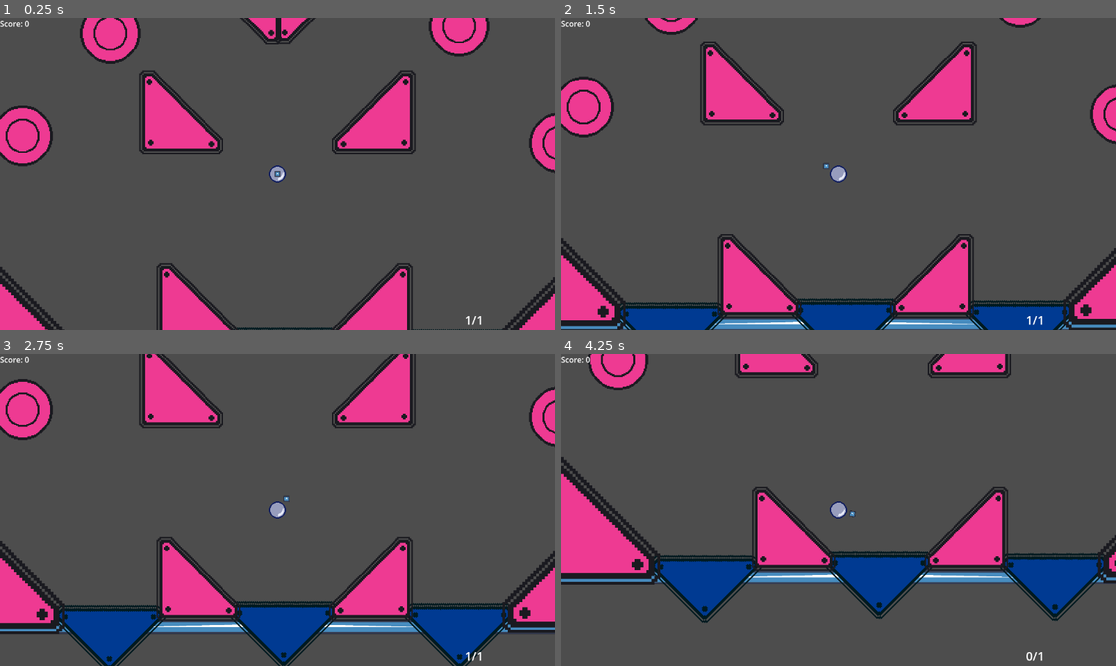
Above: before the commit, frames 1-4 (two rows, left to right).
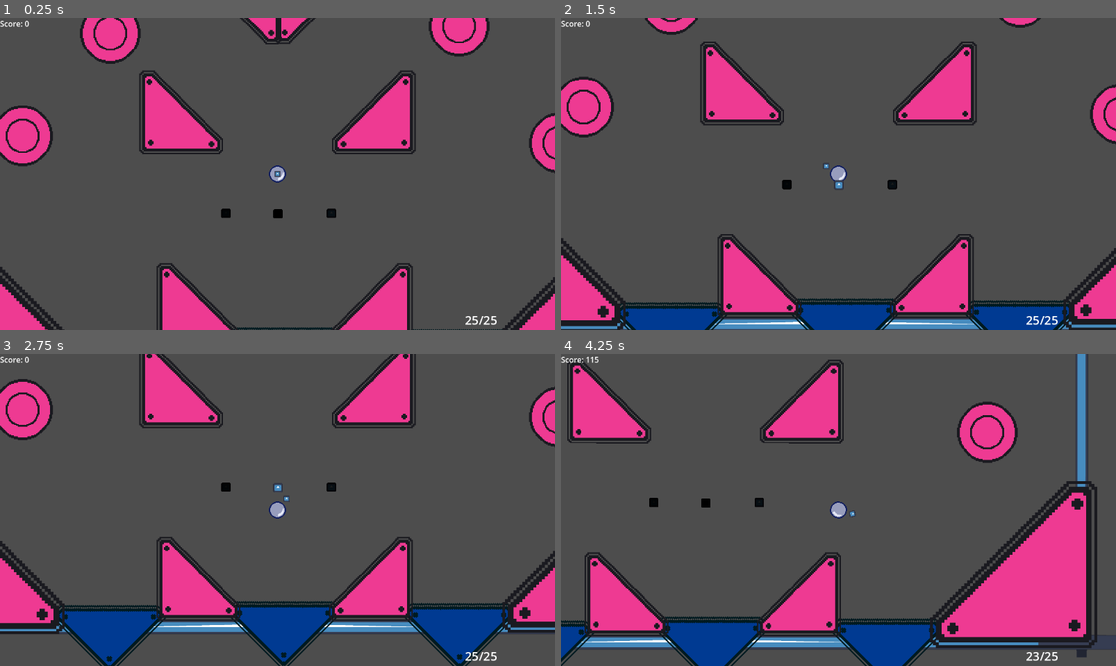
Above: after the commit, the same moments.

Repository: HjalteTagmose/Winball
Game: Godot game, scene res://scenes/TestScene.tscn
The game is run twice, just before and just after one commit, with the same random seed, the same clock (stepped at 60 frames per second) and the same inputs. The engine's default icon, where the game draws it, is replaced by a stand-in: a white triangle on a blue panel in a dark square.
Inputs (mouse positions are in pixels of both pictures, inside the frame that each line leads up to):
- Up to frame 1 (0.25 s): no input
- Up to frame 2 (1.5 s): tap Enter (ui_accept) at 0.5, 0.77 s; move the mouse to (1071, 320) at 0.52 s; tap S (aim_down) at 0.6 s; tap A (aim_left) at 0.8, 1.35 s; move the mouse to (610, 27) at 1.27 s
- Up to frame 3 (2.75 s): tap Enter (ui_accept) at 1.52 s; tap D (aim_right) at 1.55, 2.1 s; move the mouse to (333, 441) at 2.02 s; tap W (aim_up) at 2.3 s
- Up to frame 4 (4.25 s): move the mouse to (810, 572) at 2.77 s; tap W (aim_up) at 2.85 s; tap Enter (ui_accept) at 3.02, 3.77 s; tap Space (launch) at 3.05, 3.6 s; move the mouse to (1005, 556) at 3.52 s; tap S (aim_down) at 3.8 s

The runs differ from the first frame. In frame 1, 0.3% of the frame differs, in the area x 39-90%, y 61-99%; in frame 2, 0.3%; in frame 3, 0.2%; in frame 4, 45%, in the area x 0-100%, y 0-100%.

Commit message:
Player invert

Diff:
--- a/prefabs/Rooms/starting_room.tscn
+++ b/prefabs/Rooms/starting_room.tscn
@@ -6,6 +6,8 @@
 [ext_resource type="PackedScene" uid="uid://cubywxgl8t7t2" path="res://prefabs/Room props/flat_bumper_ground.tscn" id="4_3bafk"]
 [ext_resource type="PackedScene" uid="uid://cpt746t74aua6" path="res://prefabs/Room props/flat_bumper_walls.tscn" id="4_hg5bj"]
 [ext_resource type="PackedScene" uid="uid://boobpj10lfiqa" path="res://prefabs/Room props/basic_bumper.tscn" id="5_3bafk"]
+[ext_resource type="Script" uid="uid://bj2i2vom5jo3d" path="res://scripts/score_lights.gd" id="7_604h0"]
+[ext_resource type="Script" uid="uid://denshrkm87h7a" path="res://scripts/score_light.gd" id="7_p84ie"]
 
 [sub_resource type="RectangleShape2D" id="RectangleShape2D_vmxit"]
 size = Vector2(319, 26)
@@ -18,6 +20,8 @@
 
 [sub_resource type="RectangleShape2D" id="RectangleShape2D_njsij"]
 size = Vector2(80, 20)
+
+[sub_resource type="CircleShape2D" id="CircleShape2D_3bafk"]
 
 [node name="StartRoom" type="Node2D" node_paths=PackedStringArray("roomExit")]
 script = ExtResource("1_n3c57")
@@ -240,3 +244,66 @@
 [node name="FlatBumper Walls10" parent="Props/WallCorners" instance=ExtResource("4_hg5bj")]
 position = Vector2(683, -857)
 rotation = -1.5708
+
+[node name="ScoreLightRoot" type="Node2D" parent="." node_paths=PackedStringArray("lights")]
+position = Vector2(1, -289)
+script = ExtResource("7_604h0")
+lights = [NodePath("ScoreLight"), NodePath("ScoreLight2"), NodePath("ScoreLight3")]
+
+[node name="ScoreLight3" type="Node2D" parent="ScoreLightRoot" node_paths=PackedStringArray("collider", "sprite")]
+position = Vector2(111, -1)
+script = ExtResource("7_p84ie")
+collider = NodePath("Area2D")
+sprite = NodePath("Sprite2D")
+offColor = Color(0.10748, 0.10748, 0.10748, 1)
+onColor = Color(1, 1, 1, 1)
+
+[node name="Sprite2D" type="Sprite2D" parent="ScoreLightRoot/ScoreLight3"]
+self_modulate = Color(0.118581, 0.118581, 0.118581, 1)
+scale = Vector2(0.15, 0.15)
+texture = ExtResource("1_n6cen")
+
+[node name="Area2D" type="Area2D" parent="ScoreLightRoot/ScoreLight3"]
+collision_layer = 4
+collision_mask = 2
+
+[node name="CollisionShape2D" type="CollisionShape2D" parent="ScoreLightRoot/ScoreLight3/Area2D"]
+shape = SubResource("CircleShape2D_3bafk")
+
+[node name="ScoreLight2" type="Node2D" parent="ScoreLightRoot" node_paths=PackedStringArray("collider", "sprite")]
+position = Vector2(-108, -1)
+script = ExtResource("7_p84ie")
+collider = NodePath("Area2D")
+sprite = NodePath("Sprite2D")
+offColor = Color(0.0383972, 0.0383972, 0.0383972, 1)
+onColor = Color(1, 1, 1, 1)
+
+[node name="Sprite2D" type="Sprite2D" parent="ScoreLightRoot/ScoreLight2"]
+self_modulate = Color(0.118581, 0.118581, 0.118581, 1)
+scale = Vector2(0.15, 0.15)
+texture = ExtResource("1_n6cen")
+
+[node name="Area2D" type="Area2D" parent="ScoreLightRoot/ScoreLight2"]
+collision_layer = 4
+collision_mask = 2
+
+[node name="CollisionShape2D" type="CollisionShape2D" parent="ScoreLightRoot/ScoreLight2/Area2D"]
+shape = SubResource("CircleShape2D_3bafk")
+
+[node name="ScoreLight" type="Node2D" parent="ScoreLightRoot" node_paths=PackedStringArray("collider", "sprite")]
+script = ExtResource("7_p84ie")
+collider = NodePath("Area2D")
+sprite = NodePath("Sprite2D")
+onColor = Color(1, 1, 1, 1)
+
+[node name="Sprite2D" type="Sprite2D" parent="ScoreLightRoot/ScoreLight"]
+self_modulate = Color(0.118581, 0.118581, 0.118581, 1)
+scale = Vector2(0.15, 0.15)
+texture = ExtResource("1_n6cen")
+
+[node name="Area2D" type="Area2D" parent="ScoreLightRoot/ScoreLight"]
+collision_layer = 4
+collision_mask = 2
+
+[node name="CollisionShape2D" type="CollisionShape2D" parent="ScoreLightRoot/ScoreLight/Area2D"]
+shape = SubResource("CircleShape2D_3bafk")
--- a/prefabs/Singeltons/global_node.tscn
+++ b/prefabs/Singeltons/global_node.tscn
@@ -4,5 +4,5 @@
 
 [node name="GlobalNode" type="Node"]
 script = ExtResource("1_a484y")
-maxAmmo = 1
+maxAmmo = 25
 metadata/_custom_type_script = "uid://be4h7kuufm7dl"
--- a/prefabs/player.tscn
+++ b/prefabs/player.tscn
@@ -18,8 +18,11 @@
 contact_monitor = true
 max_contacts_reported = 1
 script = ExtResource("1_onrkg")
+minLaunchPower = null
 maxLaunchPower = 100.0
 launchChargeDuration = 0.0
+killVelocityBeforeLaunch = null
+moveAwayFromPlayer = false
 
 [node name="PlayerSprite" type="Sprite2D" parent="."]
 rotation = 8.47668e-05
--- a/scripts/player/player.gd
+++ b/scripts/player/player.gd
@@ -8,15 +8,8 @@
 @export var launchChargeDuration : float = 1
 
 @export var killVelocityBeforeLaunch : bool = true
-
-# Called when the node enters the scene tree for the first time.
-func _ready() -> void:
-	pass # Replace with function body.
-
-
-func _getInputDirection() -> Vector2:
-	return Input.get_vector("aim_left", "aim_right", "aim_up", "aim_down").normalized()
-
+@export var moveAwayFromPlayer : bool = true
+@export var showLog : bool = false
 
 var _launchClickTime : float
 
@@ -24,7 +17,7 @@
 
 func handleLaunch() -> void:
 
-	var timeNow = Time.get_unix_time_from_system()
+	var timeNow: float = Time.get_unix_time_from_system()
 
 	if(Input.is_action_just_pressed("launch")):
 		if(Global.currentAmmo > 0):
@@ -32,8 +25,9 @@
 			Global.currentAmmo -= 1
 			_isCharging = true
 
-	var difference = timeNow - _launchClickTime
-	var percent = clamp(difference / launchChargeDuration, 0, 1)
+	var difference: float = timeNow - _launchClickTime
+
+	var percent= clamp(difference / launchChargeDuration, 0, 1)
 	var currentPower = lerp(minLaunchPower, maxLaunchPower, percent)
 
 	if(Input.is_action_just_released("launch")):
@@ -41,18 +35,22 @@
 		if(!_isCharging):
 			return
 		_isCharging = false
-		print("============== LAUNCHING ==============")
-		print("difference ", difference)
-		print("percent ", percent)
-		print("currentPower ", currentPower)
-		print("=======================================")
+
+		if(showLog):
+			print("============== LAUNCHING ==============")
+			print("difference ", difference)
+			print("percent ", percent)
+			print("currentPower ", currentPower)
+			print("=======================================")
 		#PARTICLE
-		var direction = (global_position - get_global_mouse_position())
+		var direction: Vector2 = (global_position - get_global_mouse_position())
 
 		direction = direction.normalized();
 		if(killVelocityBeforeLaunch):
 			linear_velocity = Vector2.ZERO
 		var impulse = direction * currentPower
+		if(!moveAwayFromPlayer):
+			impulse = -impulse
 		apply_central_impulse(impulse)
 
 
--- /dev/null
+++ b/scripts/score_light.gd
@@ -0,0 +1,32 @@
+extends Node2D
+class_name ScoreLight
+
+@export var collider : Area2D
+@export var sprite : Sprite2D
+
+@export var offColor : Color
+@export var onColor : Color
+
+var ScoreLightRoot: ScoreLightRoot
+
+var _isOn = false;
+var isOn : bool :
+	get: return _isOn
+
+# Called when the node enters the scene tree for the first time.
+func _ready() -> void:
+	collider.body_entered.connect(onEnter)
+	sprite.self_modulate = offColor
+	pass # Replace with function body.
+
+func onEnter(body: Node2D):
+	print("OnEnter")
+	turnOn()
+
+func turnOn():
+	_isOn = true;
+	sprite.self_modulate = onColor
+
+func turnOff():
+	_isOn = false;
+	sprite.self_modulate = offColor
--- /dev/null
+++ b/scripts/score_lights.gd
@@ -0,0 +1,23 @@
+extends Node2D
+class_name ScoreLightRoot
+
+@export var score: int = 100
+@export var lights: Array[ScoreLight] = []
+
+# Called when the node enters the scene tree for the first time.
+func _ready() -> void:
+	for light in lights:
+		light.ScoreLightRoot = self
+	pass # Replace with function body.
+
+
+# Called every frame. 'delta' is the elapsed time since the previous frame.
+func _process(delta: float) -> void:
+	for light in lights:
+		if(!light.isOn):
+			return
+
+	Global.score += score
+
+	for light in lights:
+		light.turnOff()
Not shown: 1 places in prefabs/Rooms/starting_room.tscn that only renumber resources
Not shown, added: scripts/score_light.gd.uid
Not shown, added: scripts/score_lights.gd.uid
